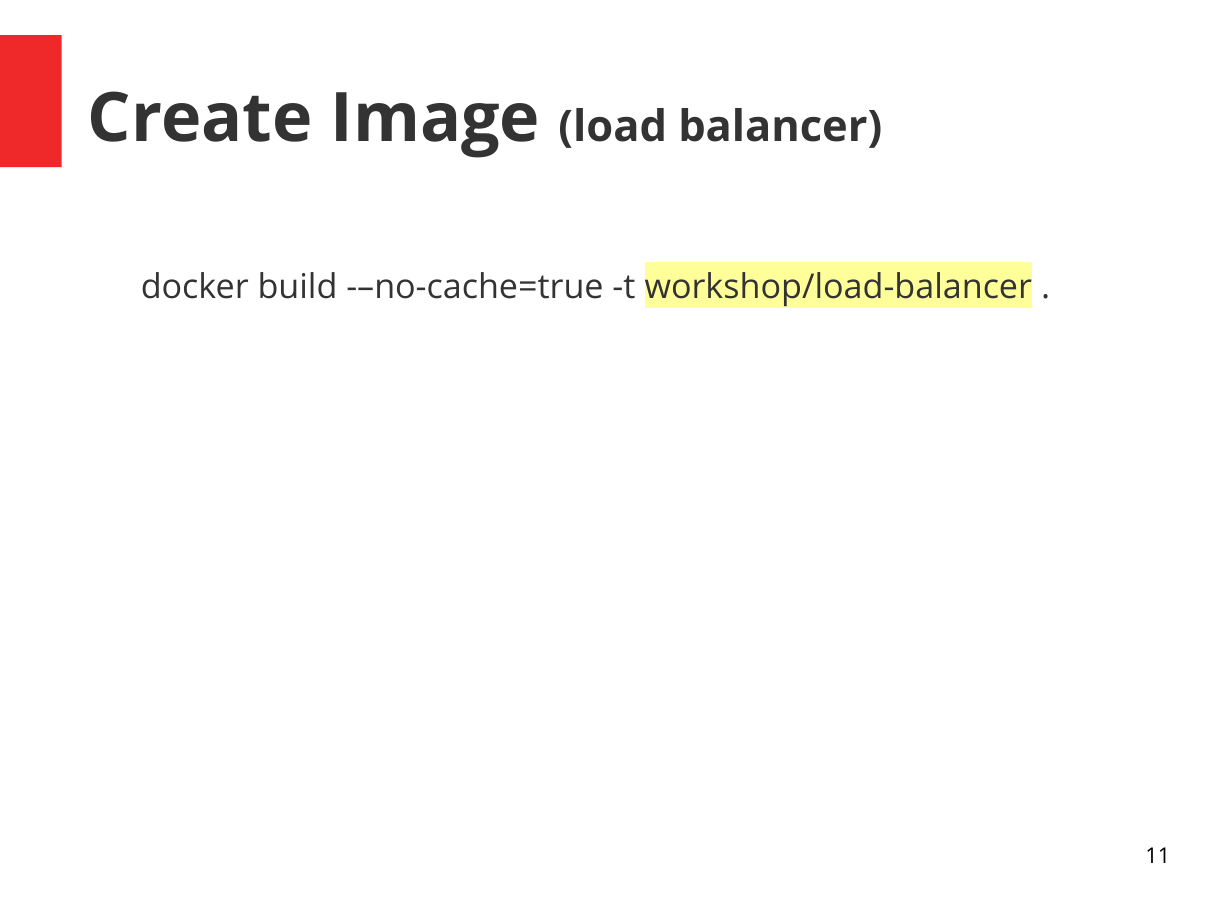
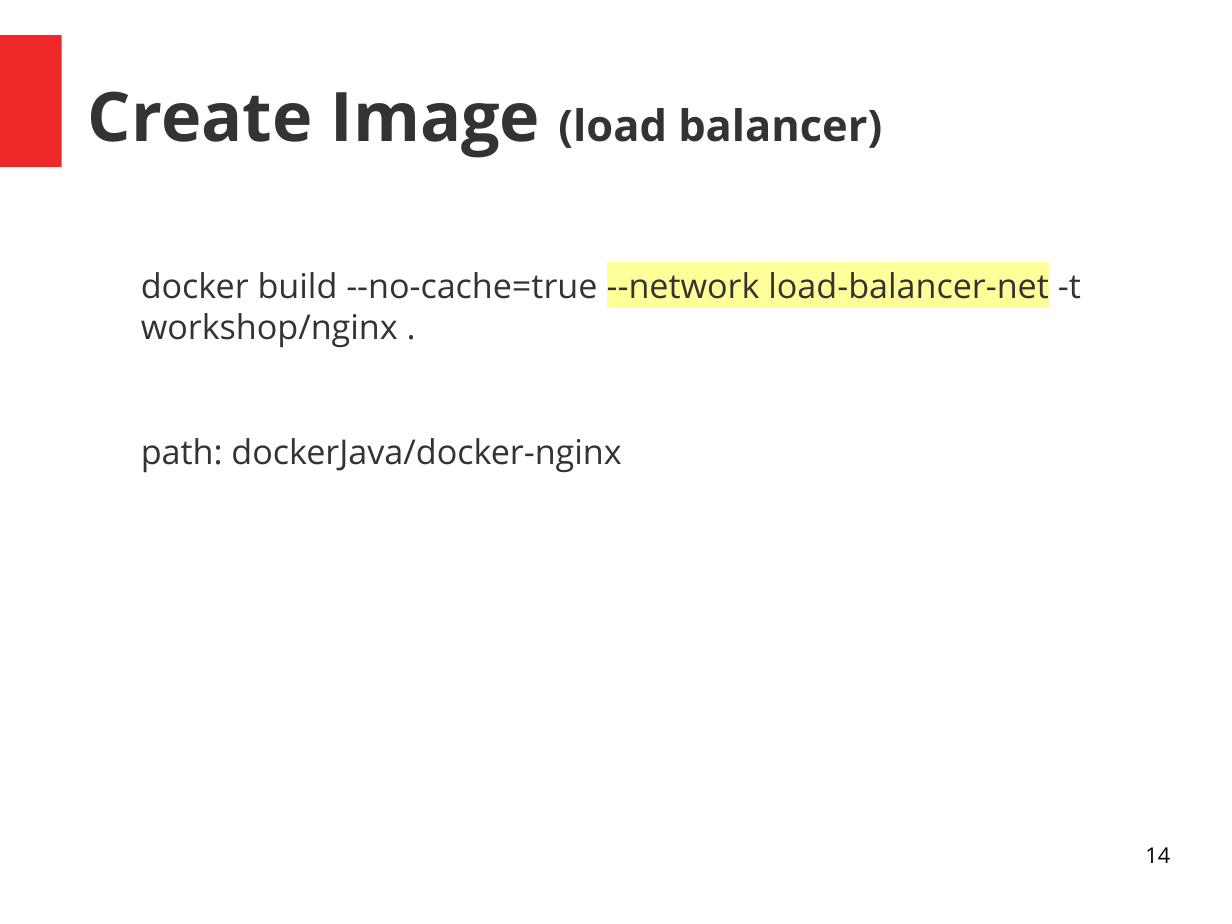
Before and after one commit to skuarch/dockerJava, a slide deck: slide 14 of dockerAndJava.odp (slide 11 before the commit). Drawn at 1232x924 pixels with LibreOffice and Linux fonts; fonts in the diff are those of the drawing. Boxes give left, top, right and bottom in pixels: in the first picture for what was removed or moved away, otherwise in the second. Text is boxed around its words. In the diff, an @@ line names an element or a change of style, - is before the commit and + after.

```diff
--- a/dockerAndJava.odp
+++ b/dockerAndJava.odp
@@ text at <box>141,272,1081,473</box>: text changed @@
-docker build -–no-cache=true -t workshop/load-balancer .
+docker build --no-cache=true --network load-balancer-net -t workshop/nginx .
+path: dockerJava/docker-nginx
@@ page number at <box>1145,847,1170,863</box>: text changed @@
-11
+14
```
Also in this commit, not shown: 6 other slides changed, 6 slides added, 1 slide removed.
